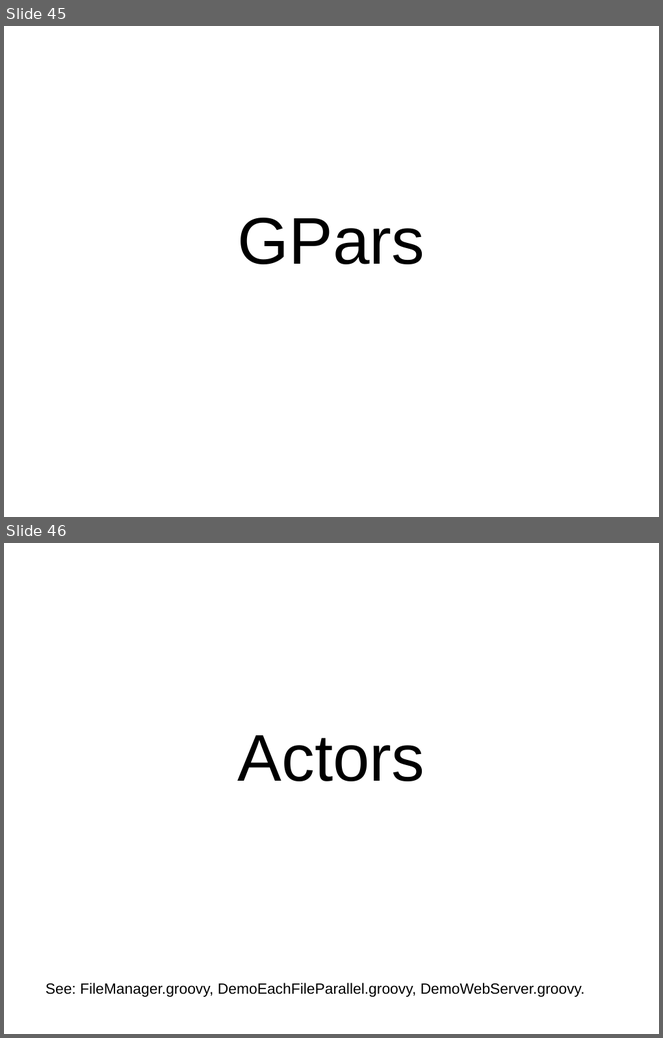
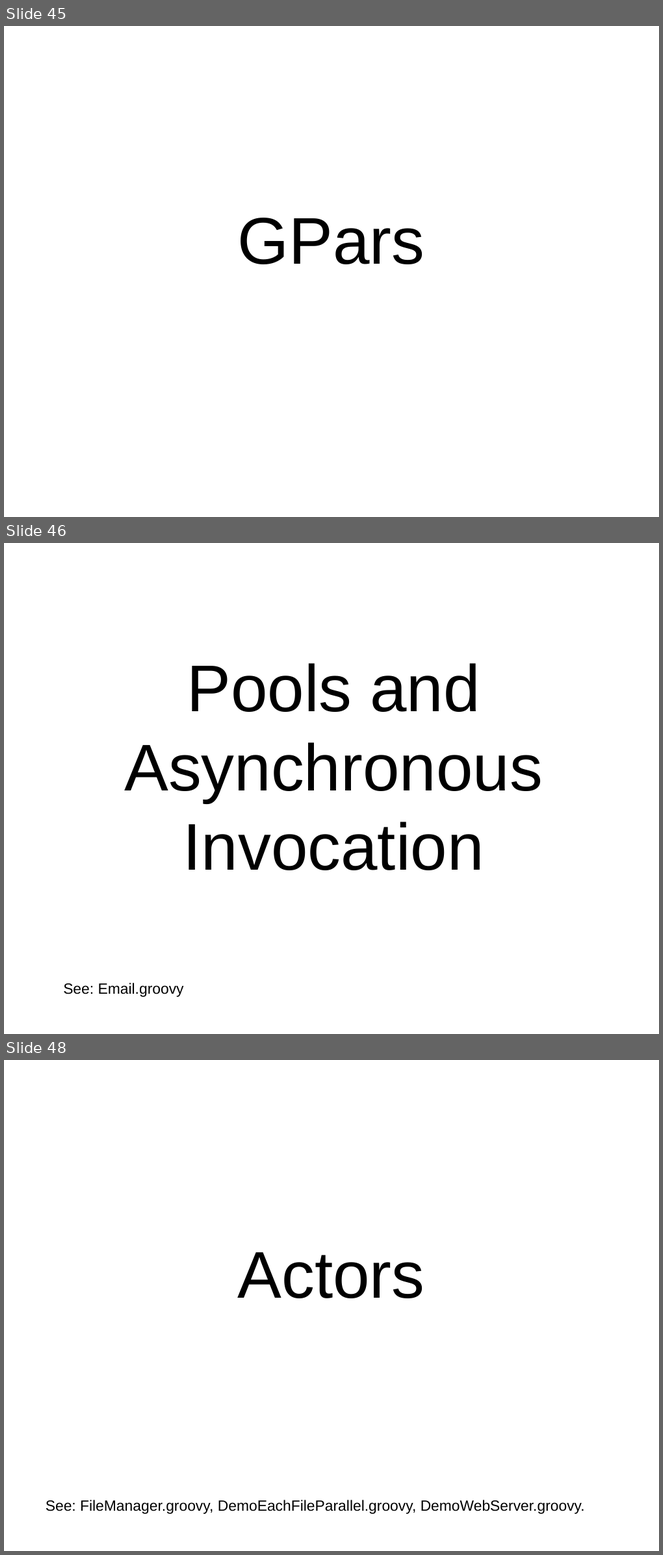
Before and after one commit to dwclark/GroovyThreading, a slide deck: presentation/groovy_gpars.odp. Shown one above the other, each under a label of ours: slides 45 and 46 before the commit, slides 45, 46 and 48 after it; the slides between them are not shown. The pictures are 663x1038 and 663x1555 pixels, drawn with LibreOffice and Linux fonts; fonts in the diff are those of the drawing. Boxes give left, top, right and bottom in pixels: in the first picture for what was removed or moved away, otherwise in the second. Text is boxed around its words. In the diff, an @@ line names an element or a change of style, - is before the commit and + after.

```diff
--- a/presentation/groovy_gpars.odp
+++ b/presentation/groovy_gpars.odp
@@ slide 46 added at box(4, 543, 659, 1034), background #FFFFFF @@
@@ text added at box(124, 663, 543, 871), 80 pt, text #000000 @@
+Pools and Asynchronous
+Invocation
@@ text added at box(63, 983, 184, 997), 18 pt, text #000000 @@
+See: Email.groovy
@@ what was slide 46 is now slide 48 @@
```
Also in this commit, not shown: 3 other slides added, 1 slide removed, 2 other files.
